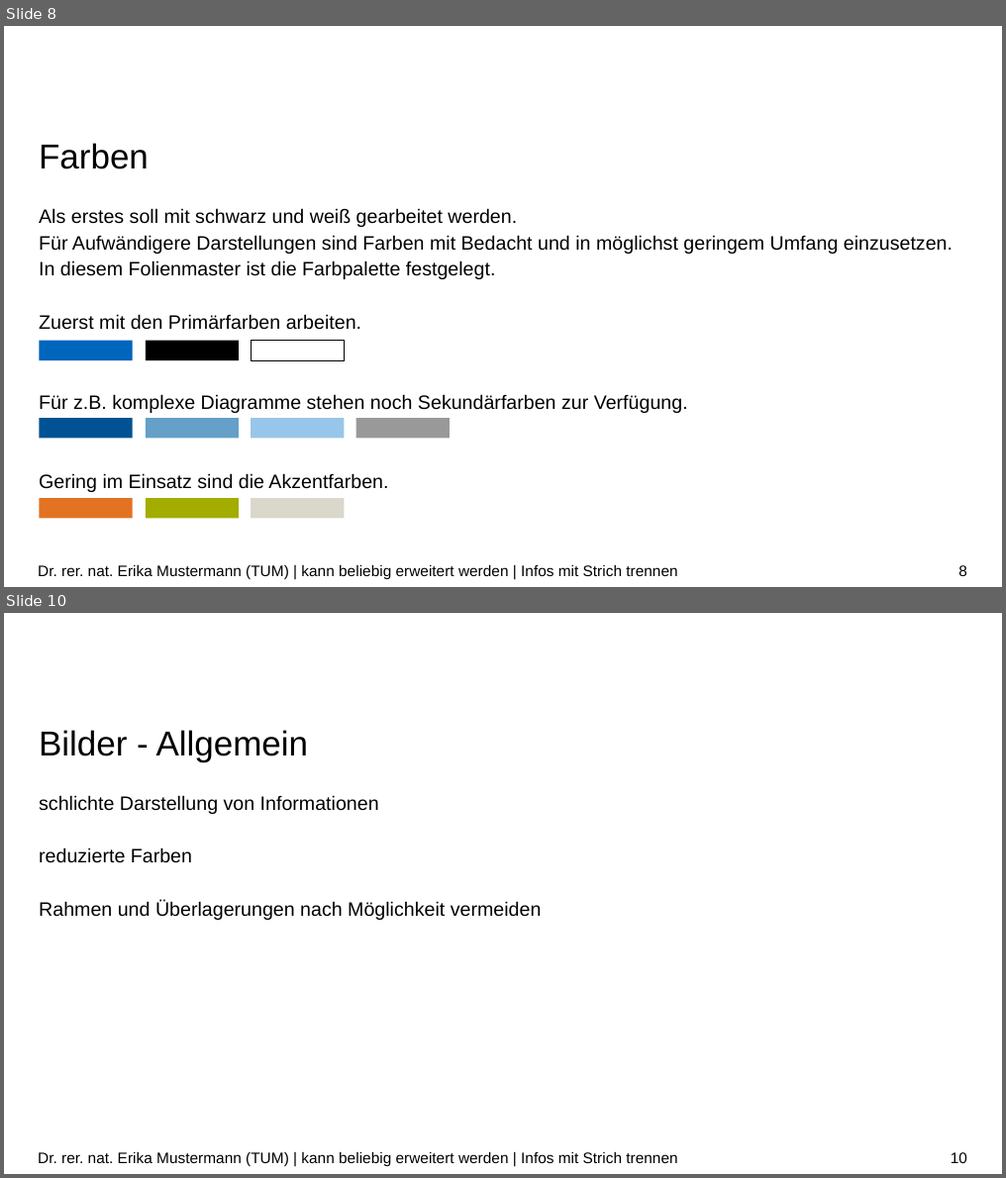
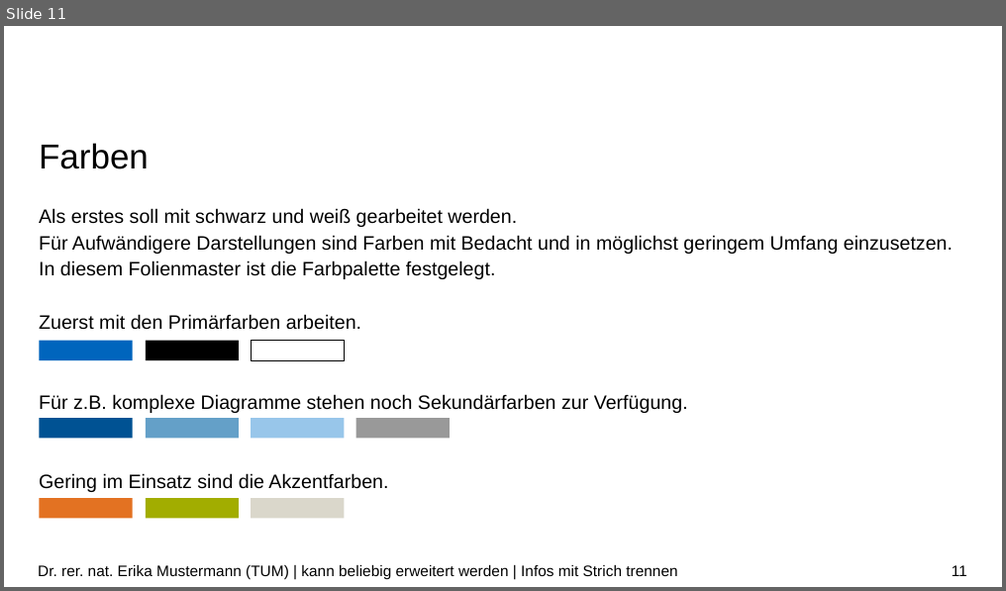
Before and after one commit to Goblin-0-0-7/n-body-cuda, a slide deck: presentation/nbody - Presentation.pptx. Shown one above the other, each under a label of ours: slides 8 and 10 before the commit, slide 11 after it; the slides between them are not shown. The pictures are 1006x1178 and 1006x591 pixels, drawn with LibreOffice and Linux fonts; fonts in the diff are those of the drawing; background and template pictures are left out. Boxes give left, top, right and bottom in pixels: in the first picture for what was removed or moved away, otherwise in the second. Text is boxed around its words. In the diff, an @@ line names an element or a change of style, - is before the commit and + after.

```diff
--- a/presentation/nbody - Presentation.pptx
+++ b/presentation/nbody - Presentation.pptx
@@ slide 10 removed at [4, 613, 1002, 1174], background #FFFFFF @@
@@ title removed at [39, 730, 308, 762] @@
-Bilder - Allgemein
@@ text removed at [39, 795, 542, 920] @@
-schlichte Darstellung von Informationen
-reduzierte Farben
-Rahmen und Überlagerungen nach Möglichkeit vermeiden
@@ text removed at [38, 1153, 677, 1167] @@
-Dr. rer. nat. Erika Mustermann (TUM) | kann beliebig erweitert werden | Infos mit Strich trennen
@@ page number removed at [950, 1153, 967, 1163] @@
-10
@@ what was slide 8 is now slide 11 @@
@@ page number at [951, 566, 967, 576]: text changed @@
-8
+11
```
Also in this commit, not shown: 1 slide changed, 10 slides added, 19 other slides removed.
